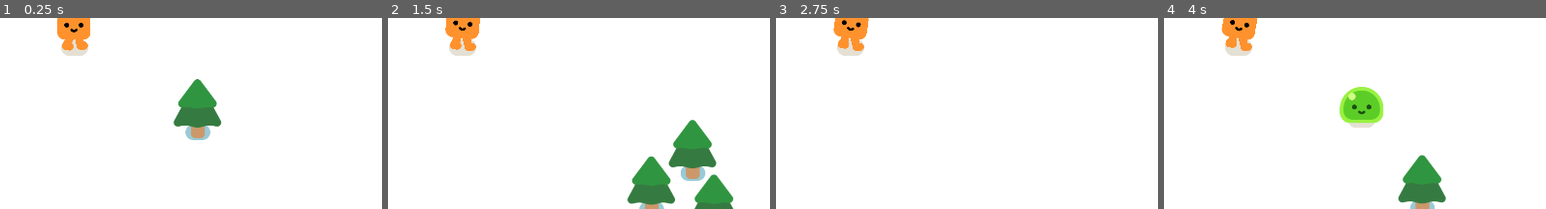
Above: before the commit, frames 1-4 (left to right).
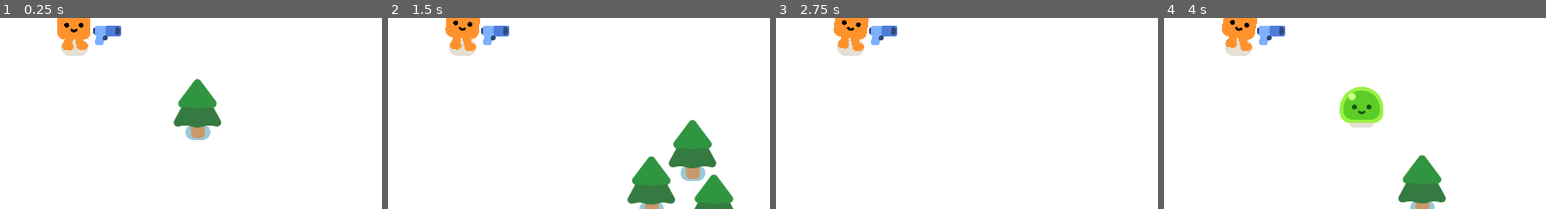
Above: after the commit, the same moments.

Repository: RockinPaul/gdquest_shooter
Game: Godot game, scene res://game.tscn
Two runs of this game, one before a commit and one after it. Both use one fixed random seed, a clock stepped at 60 frames per second and the inputs below.
Inputs:
- Up to frame 1 (0.25 s): no input
- Up to frame 2 (1.5 s): hold W (move_up) from 0.53 s (still down)
- Up to frame 3 (2.75 s): release W (move_up) at 2.03 s; hold A (move_left) from 2.03 s (still down)
- Up to frame 4 (4 s): release A (move_left) at 3.53 s; hold S (move_down) from 3.53 s (still down)
The pictures show only the part of the screen within x 41-91%, y 35-85%; the shares and areas given below are measured in that part.

The runs differ from the first frame. In frame 1, 0.5% of the frame differs, in the area x 24-32%, y 4-15%; in frame 2, 0.5%; in frame 3, 0.5%; in frame 4, 0.5%.

Commit message:
feat: add gun to player and adjust collision shape and weapon positioning

Diff:
--- a/gun.tscn
+++ b/gun.tscn
@@ -13,7 +13,7 @@
 [node name="WeaponPivot" type="Marker2D" parent="."]
 
 [node name="Pistol" type="Sprite2D" parent="WeaponPivot"]
-position = Vector2(122, 4)
+position = Vector2(82, 4)
 texture = ExtResource("1_vk1bi")
 
 [node name="ShootingPoint" type="Marker2D" parent="WeaponPivot/Pistol"]
--- a/player.tscn
+++ b/player.tscn
@@ -1,10 +1,11 @@
-[gd_scene load_steps=4 format=3 uid="uid://repvskd5y1d0"]
+[gd_scene load_steps=5 format=3 uid="uid://repvskd5y1d0"]
 
 [ext_resource type="PackedScene" uid="uid://pbmyh1qru7p" path="res://characters/happy_boo/happy_boo.tscn" id="1_4flbx"]
 [ext_resource type="Script" uid="uid://vf384cmtm2dn" path="res://player.gd" id="1_onrkg"]
+[ext_resource type="PackedScene" uid="uid://fok0py8ihjns" path="res://gun.tscn" id="3_i3pqv"]
 
 [sub_resource type="CircleShape2D" id="CircleShape2D_onrkg"]
-radius = 41.0122
+radius = 26.0768
 
 [node name="Player" type="CharacterBody2D"]
 script = ExtResource("1_onrkg")
@@ -13,7 +14,10 @@
 position = Vector2(0, 1)
 
 [node name="CollisionShape2D" type="CollisionShape2D" parent="."]
-position = Vector2(-2, -52)
+position = Vector2(-1, -4)
 shape = SubResource("CircleShape2D_onrkg")
 
 [node name="Camera2D" type="Camera2D" parent="."]
+
+[node name="Gun" parent="." instance=ExtResource("3_i3pqv")]
+position = Vector2(-1, -33)
